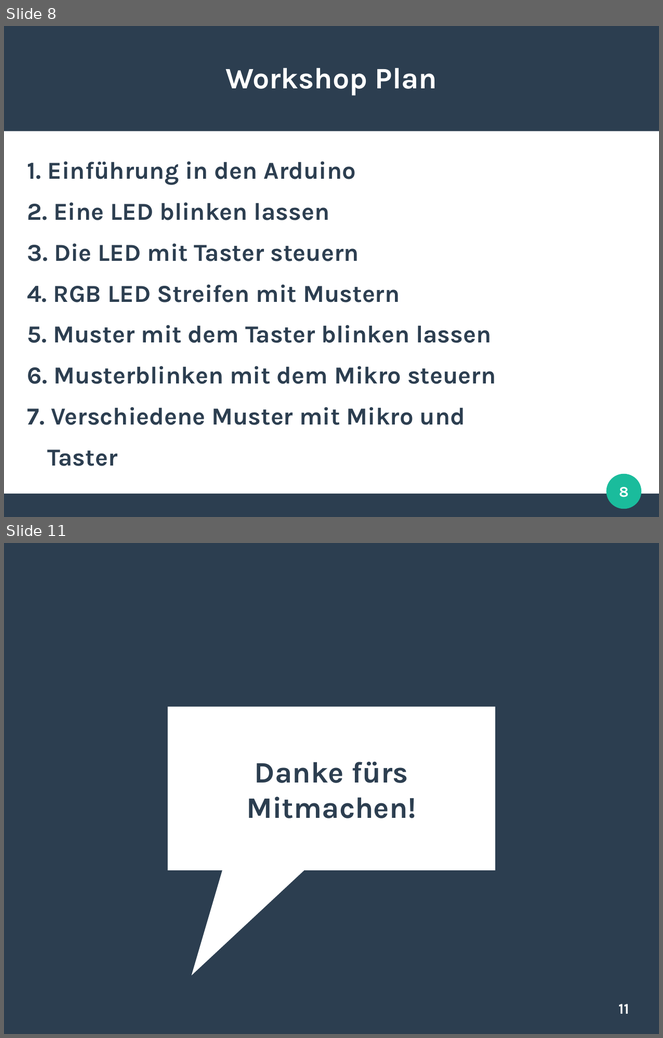
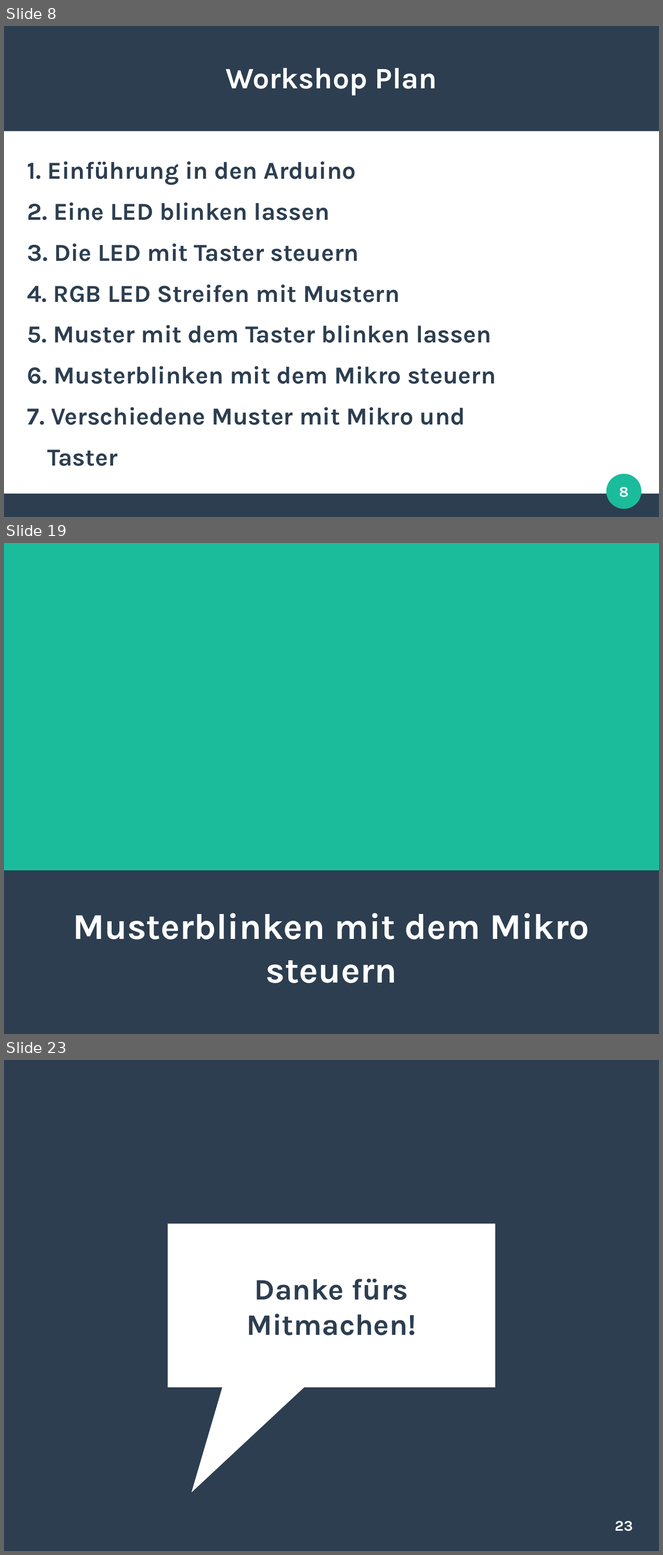
Before and after one commit to SSchwoebel/Schirm, a slide deck: Workshop/workshop.odp. Shown one above the other, each under a label of ours: slides 8 and 11 before the commit, slides 8, 19 and 23 after it; the slides between them are not shown. The pictures are 663x1038 and 663x1555 pixels, drawn with LibreOffice and Linux fonts; fonts in the diff are those of the drawing. Boxes give left, top, right and bottom in pixels: in the first picture for what was removed or moved away, otherwise in the second. Text is boxed around its words. In the diff, an @@ line names an element or a change of style, - is before the commit and + after.

```diff
--- a/Workshop/workshop.odp
+++ b/Workshop/workshop.odp
@@ slide 19 added at (x1=4, y1=543, x2=659, y2=1034), background #2C3E50 @@
@@ rectangle added at (x1=4, y1=543, x2=659, y2=871), fill #1ABC9C @@
@@ subtitle added at (x1=73, y1=913, x2=590, y2=983), 44 pt, text #FFFFFF, bold @@
+Musterblinken mit dem Mikro steuern
@@ what was slide 11 is now slide 23 @@
@@ page number at (x1=615, y1=1521, x2=633, y2=1532): text changed @@
-11
+23
```
Also in this commit, not shown: 13 other slides added, 2 slides removed, 11 other files.
